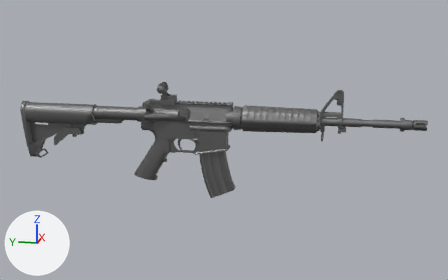
A saved change to the FBX model Unreal Engine/ZPSLike/BlendSource/Weapons/M4/SK_M4V2.FBX.
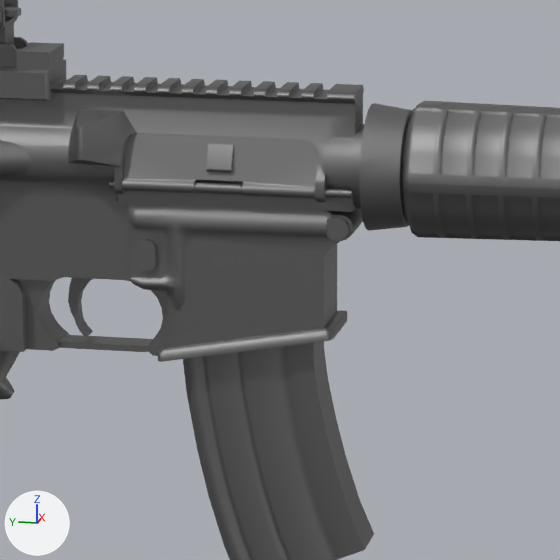
There are two pictures of each version: one whole from a 50 mm camera at (-1.452, -0.396, 0.284) aimed at (0.004, -0.105, -0.08), one close up on the part from 37% to 60% of the width and 31% to 69% of the height. The axes (+X, +Y, +Z) are drawn at lower left. The lights are the same throughout. Where no turn or scale is listed for an object, it has been applied to the vertices. Vertices at the same position are counted once.

In view in the first close-up: 'SK_AR4'.
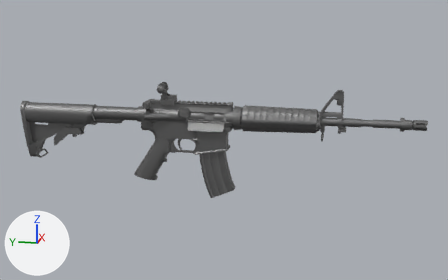
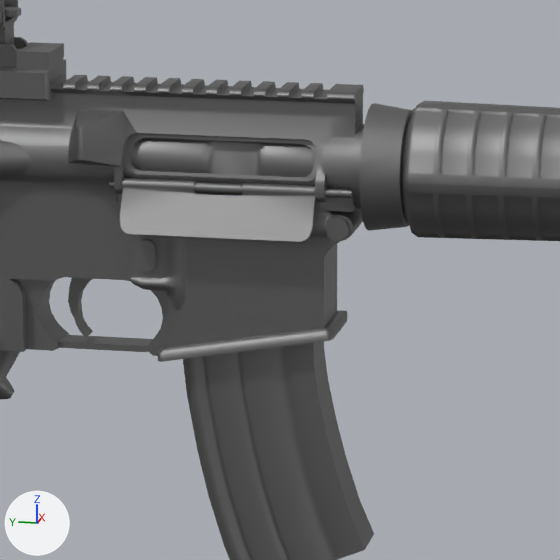
Location of each change, [x1, y1, x2, y2] in pixels of the close-ups (560 x 560 px; the box of a moved part takes in the faces that stretch with it):
part 1 of me_sk_ar4, moved or reshaped
    before: [122, 133, 318, 198]
    after: [120, 178, 315, 243]
part 2 of me_sk_ar4, moved or reshaped (not visible afterwards)
    before: [206, 144, 234, 173]

The change in detail:
me_sk_ar4 has 5899 vertices, 11121 faces and spans x -0.039..0.032, y -0.654..0.347, z -0.09..0.198.
me_sk_ar4 is used by ob_sk_ar4; location (0.0, 0.0758, -0.1393).
me_sk_ar4 part 1: the loose piece of 60 vertices spanning x -0.022..-0.012, y -0.186..-0.096, z 0.105..0.131 is turned -170 degrees about the y axis through its middle, then moved by (-0.006, 0.0, -0.019).
me_sk_ar4 part 2: the loose piece of 12 vertices spanning x -0.02..-0.014, y -0.147..-0.136, z 0.115..0.127 is scaled about its middle by (-1.39, 1, -0.925), then moved by (-0.007, 0.0, -0.026).
